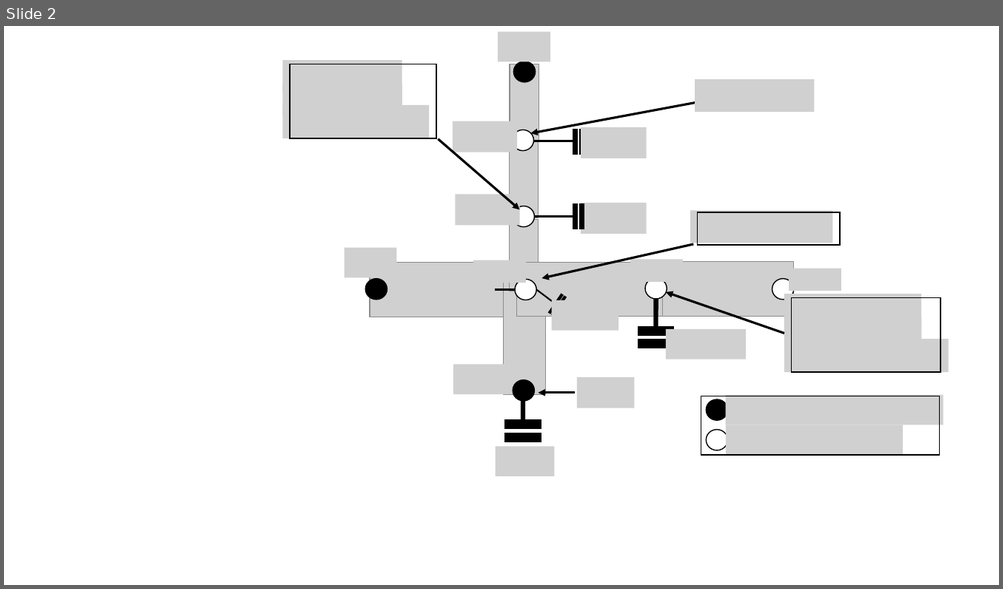
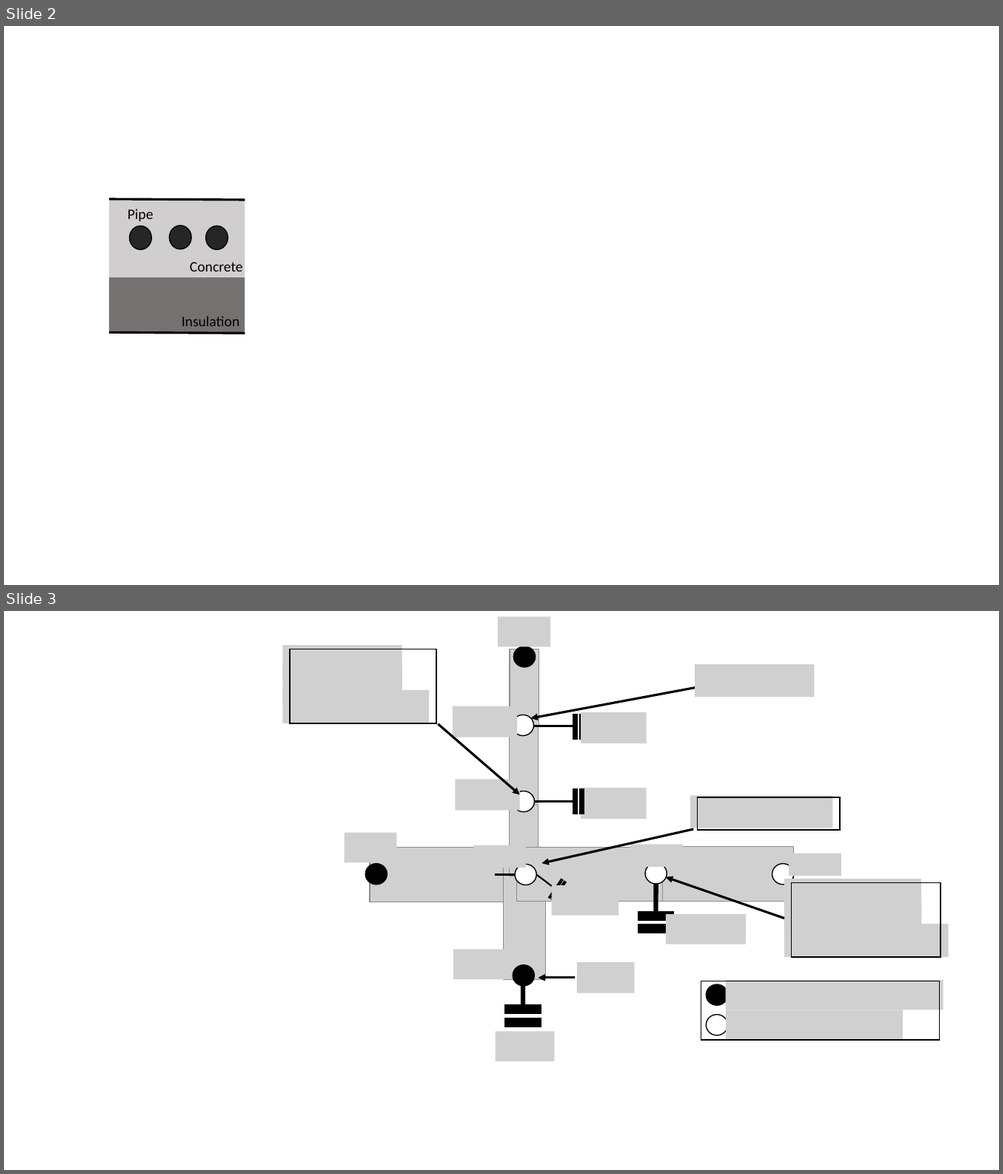
Before and after one commit to xixihaha1995/Hybrid_RC_GGMR, a slide deck: writing/Purdue_Hybrid_Schema.pptx. Shown one above the other, each under a label of ours: slide 2 before the commit, slides 2 and 3 after it. The pictures are 1003x589 and 1003x1174 pixels, drawn with LibreOffice and Linux fonts; fonts in the diff are those of the drawing; grey boxes stand for pictures. Boxes give left, top, right and bottom in pixels: in the first picture for what was removed or moved away, otherwise in the second. Text is boxed around its words. In the diff, an @@ line names an element or a change of style, - is before the commit and + after.

```diff
--- a/writing/Purdue_Hybrid_Schema.pptx
+++ b/writing/Purdue_Hybrid_Schema.pptx
@@ slide 2 added at (4, 26, 999, 585), background #FFFFFF @@
@@ rectangle added at (109, 201, 245, 278), fill #D0CECE @@
@@ line added from (109, 199) to (245, 200), #000000 2.25 pt @@
@@ text added at (128, 209, 153, 221), 14 pt, text #000000 @@
+Pipe
@@ ellipse added at (129, 226, 152, 249), fill #262626, outline #000000 1 pt @@
@@ ellipse added at (170, 226, 192, 249), fill #262626, outline #000000 1 pt @@
@@ ellipse added at (205, 226, 227, 249), fill #262626, outline #000000 1 pt @@
@@ text added at (190, 262, 243, 272), 14 pt, text #000000 @@
+Concrete
@@ rectangle added at (109, 278, 245, 334), fill #767171 @@
@@ line added from (109, 332) to (245, 333), #000000 2.25 pt @@
@@ text added at (182, 316, 240, 326), 14 pt, text #000000 @@
+Insulation
@@ what was slide 2 is now slide 3 @@
```
Also in this commit, not shown: 2 slides changed, 25 other files.
